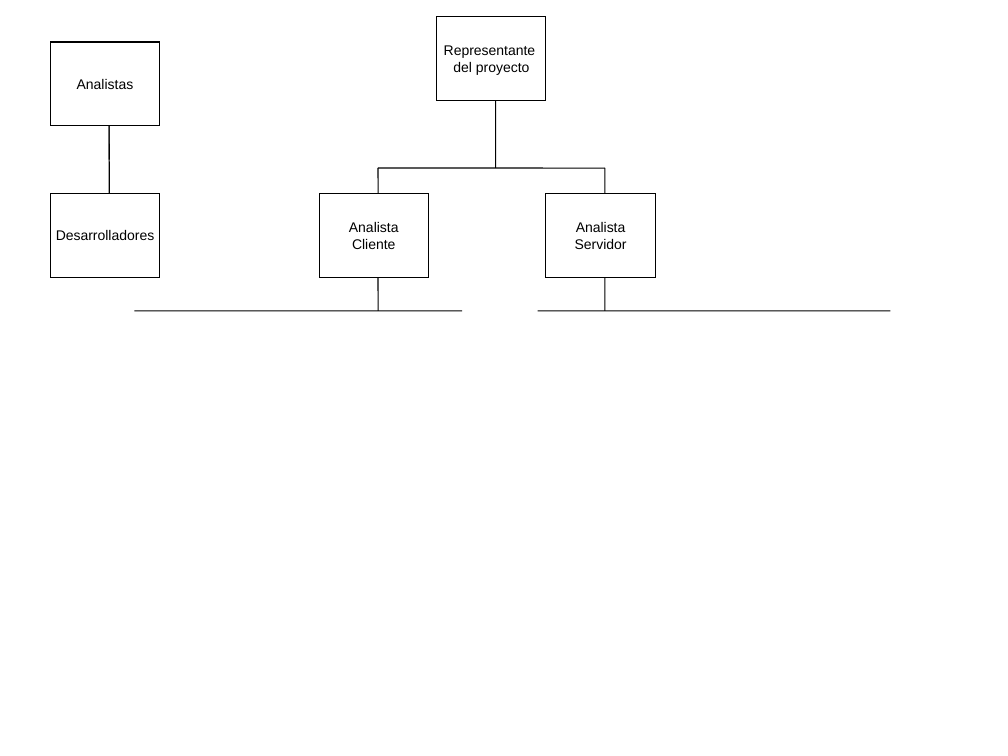
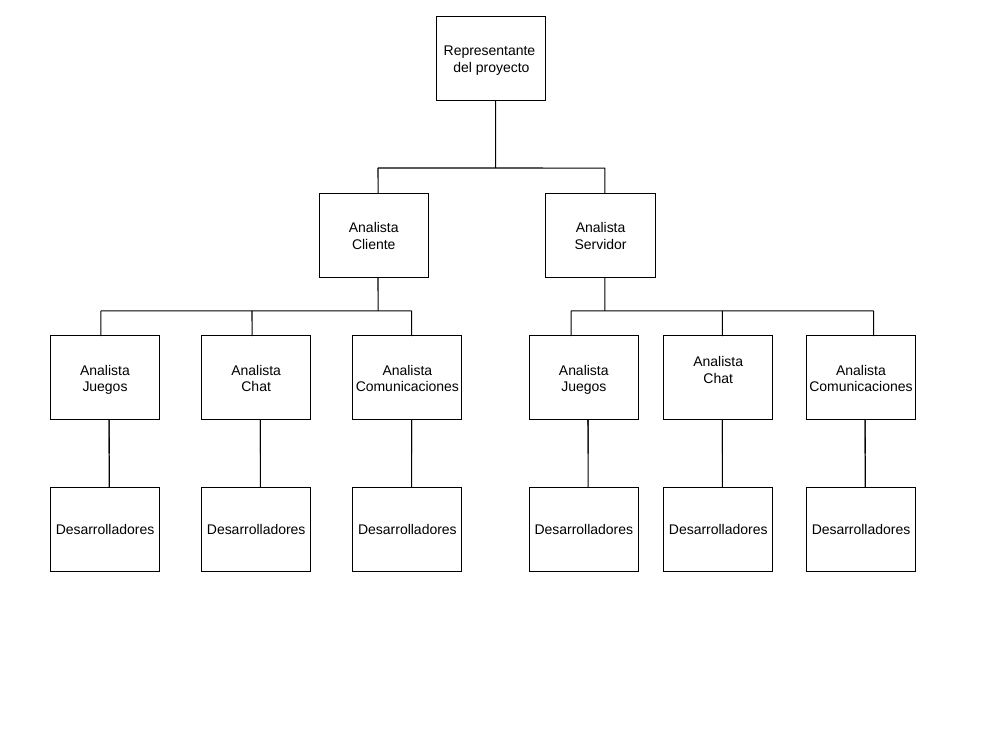
Before and after one commit to gruize/is0809casino, a slide deck: slide 1 of doc/CasinoOnline-diagramaPlanificacion.ppt. Drawn at 1008x756 pixels with LibreOffice and Linux fonts; fonts in the diff are those of the drawing. Boxes give left, top, right and bottom in pixels: in the first picture for what was removed or moved away, otherwise in the second. Text is boxed around its words. In the diff, an @@ line names an element or a change of style, - is before the commit and + after.

```diff
--- a/doc/CasinoOnline-diagramaPlanificacion.ppt
+++ b/doc/CasinoOnline-diagramaPlanificacion.ppt
@@ rectangle removed at [50, 42, 159, 126] @@
-Analistas
@@ line moved from (134, 310) - (462, 310) to (101, 310) - (411, 310) @@
@@ line added from (101, 310) to (101, 336), #000000 0.74 pt @@
@@ line added from (252, 310) to (252, 336), #000000 0.74 pt @@
@@ line added from (411, 310) to (411, 336), #000000 0.74 pt @@
@@ line moved from (537, 310) - (890, 310) to (572, 310) - (874, 310) @@
@@ line added from (572, 310) to (572, 336), #000000 0.74 pt @@
@@ line added from (723, 310) to (723, 336), #000000 0.74 pt @@
@@ line added from (874, 310) to (874, 336), #000000 0.74 pt @@
@@ rectangle added at [50, 336, 159, 419], outline #000000 0.74 pt, 10 pt, text #000000 @@
+Analista
+Juegos
@@ rectangle added at [202, 336, 310, 419], outline #000000 0.74 pt, 10 pt, text #000000 @@
+Analista
+Chat
@@ rectangle added at [353, 336, 462, 419], outline #000000 0.74 pt, 10 pt, text #000000 @@
+Analista
+Comunicaciones
@@ rectangle added at [529, 336, 638, 419], outline #000000 0.74 pt, 10 pt, text #000000 @@
+Analista
+Juegos
@@ rectangle added at [663, 336, 772, 419], outline #000000 0.74 pt, 10 pt, text #000000 @@
+Analista
+Chat
@@ rectangle added at [806, 336, 915, 419], outline #000000 0.74 pt, 10 pt, text #000000 @@
+Analista
+Comunicaciones
@@ line added from (109, 420) to (109, 454), #000000 0.74 pt @@
@@ line added from (109, 420) to (109, 487), #000000 0.74 pt @@
@@ line added from (260, 420) to (260, 454), #000000 0.74 pt @@
@@ line added from (260, 420) to (260, 487), #000000 0.74 pt @@
@@ line added from (411, 420) to (411, 454), #000000 0.74 pt @@
@@ line added from (411, 420) to (411, 487), #000000 0.74 pt @@
@@ 2 lines, 1 rectangle: place and size @@
-2 lines, 1 rectangle at [50, 126, 159, 277]
+2 lines, 1 rectangle at [529, 420, 638, 571]
@@ line added from (723, 420) to (723, 454), #000000 0.74 pt @@
@@ line added from (723, 420) to (723, 487), #000000 0.74 pt @@
@@ line added from (865, 420) to (865, 454), #000000 0.74 pt @@
@@ line added from (865, 420) to (865, 487), #000000 0.74 pt @@
@@ rectangle added at [50, 487, 159, 571], outline #000000 0.74 pt, 10 pt, text #000000 @@
+Desarrolladores
@@ rectangle added at [202, 487, 310, 571], outline #000000 0.74 pt, 10 pt, text #000000 @@
+Desarrolladores
@@ rectangle added at [353, 487, 462, 571], outline #000000 0.74 pt, 10 pt, text #000000 @@
+Desarrolladores
@@ rectangle added at [663, 487, 772, 571], outline #000000 0.74 pt, 10 pt, text #000000 @@
+Desarrolladores
@@ rectangle added at [806, 487, 915, 571], outline #000000 0.74 pt, 10 pt, text #000000 @@
+Desarrolladores
```
Also in this commit, not shown: 1 slide added.
